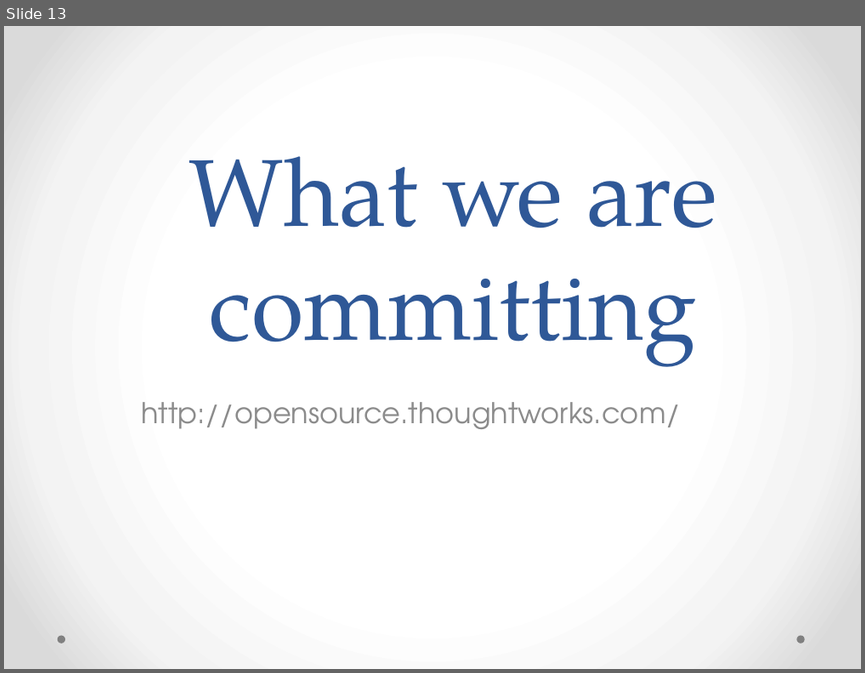
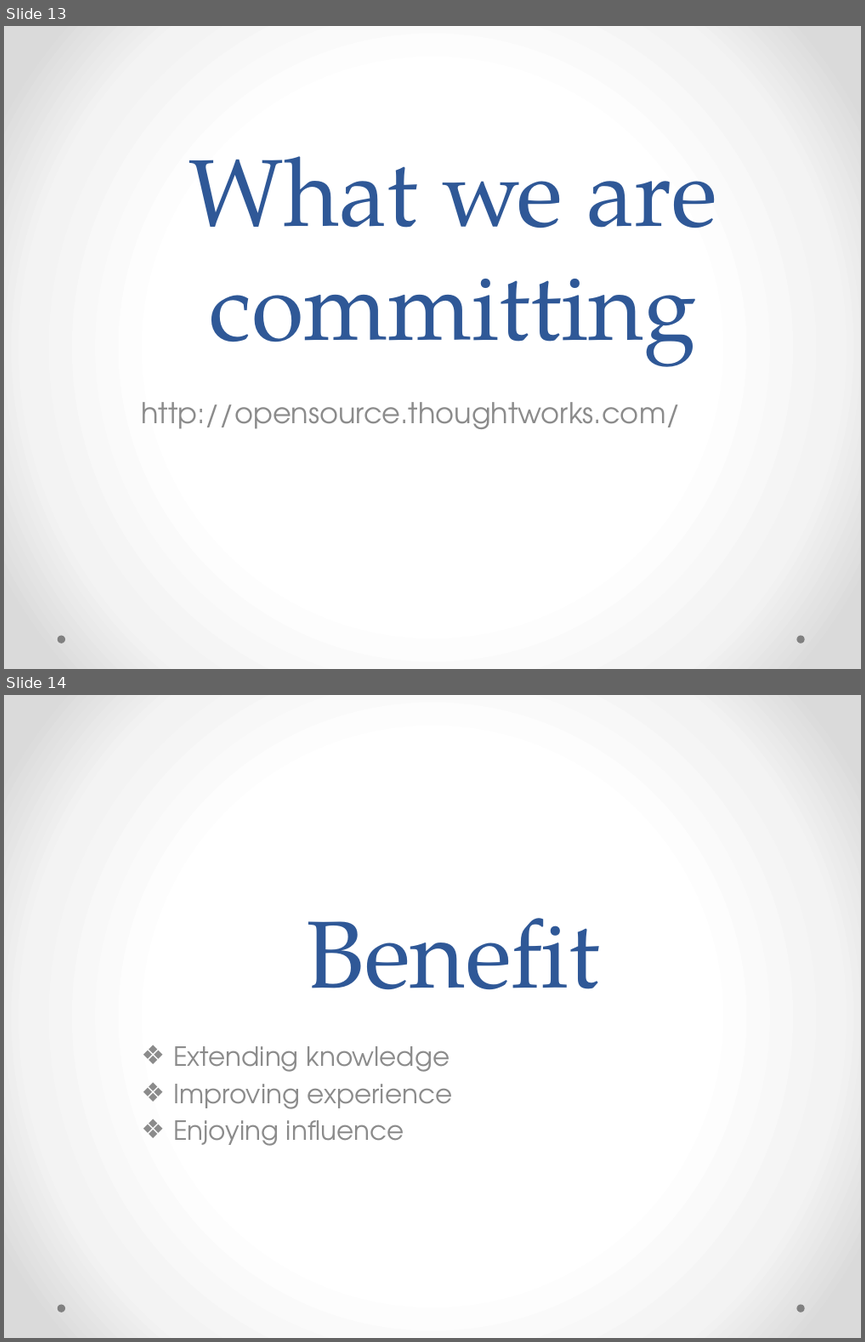
Before and after one commit to wldandan/artifacts, a slide deck: OSS intro.pptx. Shown one above the other, each under a label of ours: slide 13 before the commit, slides 13 and 14 after it. The pictures are 865x673 and 865x1342 pixels, drawn with LibreOffice and Linux fonts; fonts in the diff are those of the drawing. Boxes give left, top, right and bottom in pixels: in the first picture for what was removed or moved away, otherwise in the second. Text is boxed around its words. In the diff, an @@ line names an element or a change of style, - is before the commit and + after.

```diff
--- a/OSS intro.pptx
+++ b/OSS intro.pptx
@@ slide 14 added at [4,695,861,1338], background gradient #FFFFFF to #F4F4F4 to #DADADA; not listed: 2 template elements that a slide beside it also shows @@
@@ title added at [307,918,600,990], 80 pt, text #2F5897 @@
+Benefit
@@ subtitle added at [173,1046,453,1145], 22.2 pt, text #8C8C8C @@
+❖ Extending knowledge
+❖ Improving experience
+❖ Enjoying influence
```
Also in this commit, not shown: 4 slides changed, 1 other slide added.
